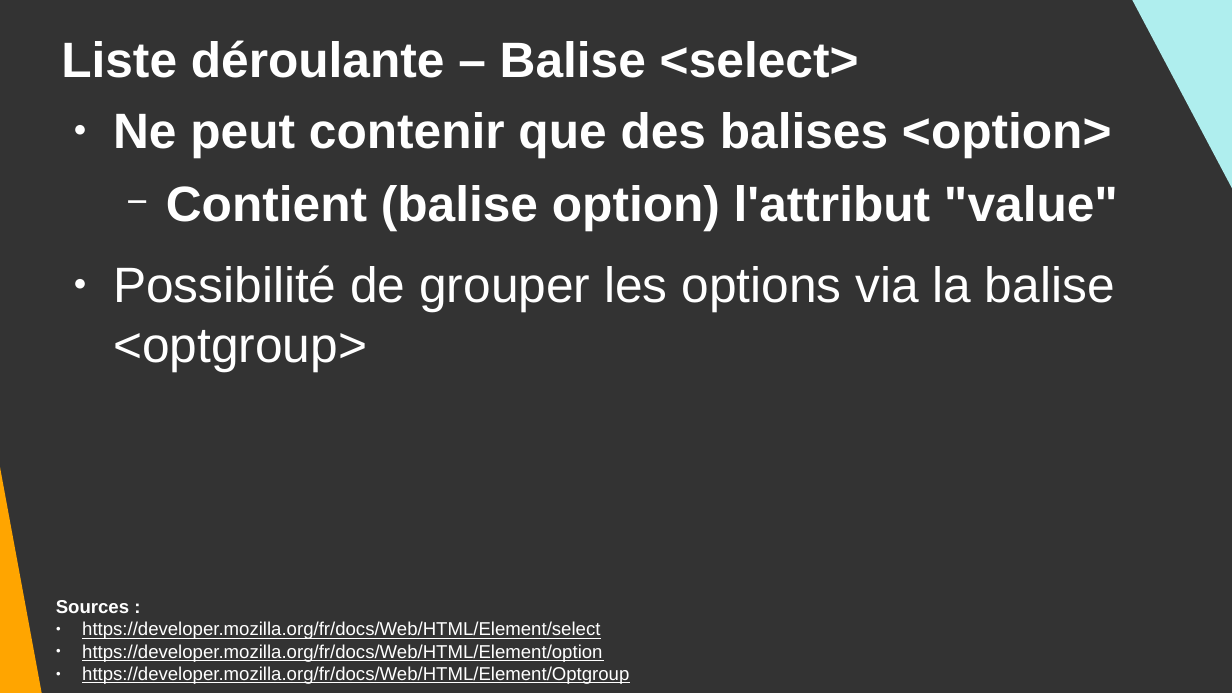
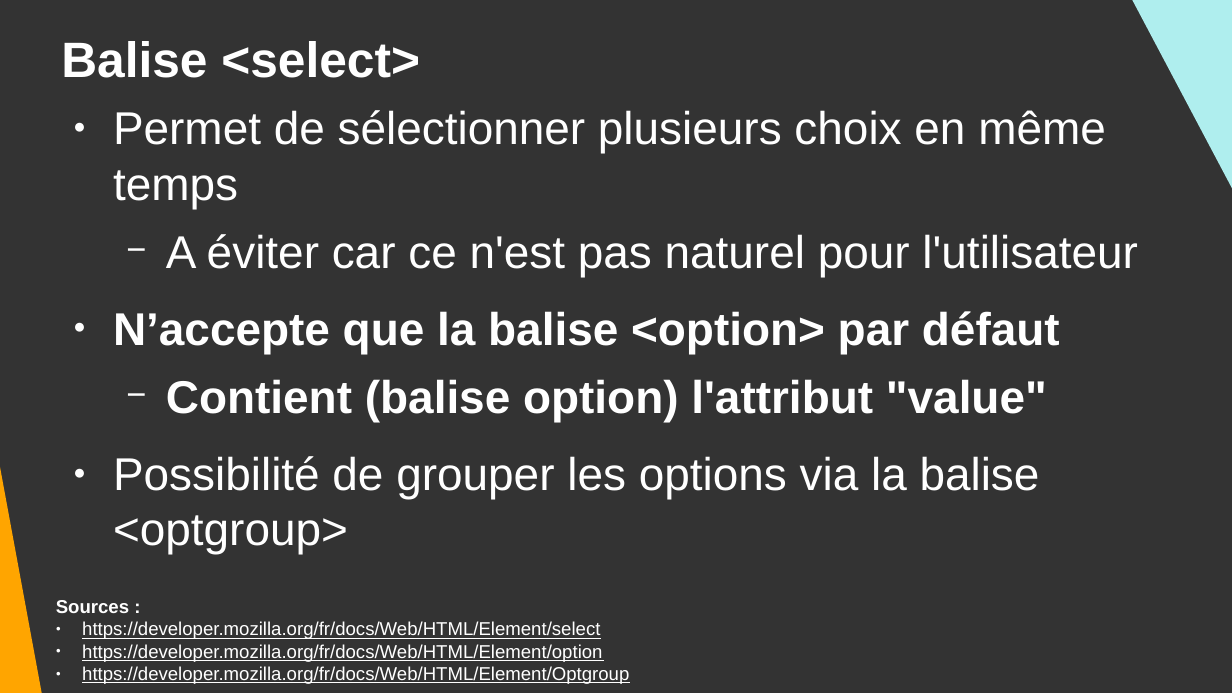
Before and after one commit to DanYellow/cours, a slide deck: slide 63 of integration-web-s1/travaux-pratiques/numero-2/presentation.odp. Drawn at 1232x693 pixels with LibreOffice and Linux fonts; fonts in the diff are those of the drawing. Boxes give left, top, right and bottom in pixels: in the first picture for what was removed or moved away, otherwise in the second. Text is boxed around its words. In the diff, an @@ line names an element or a change of style, - is before the commit and + after.

```diff
--- a/integration-web-s1/travaux-pratiques/numero-2/presentation.odp
+++ b/integration-web-s1/travaux-pratiques/numero-2/presentation.odp
@@ title at (x1=61, y1=41, x2=420, y2=78): text changed @@
-Liste déroulante – Balise <select>
+Balise <select>
@@ text at (x1=113, y1=110, x2=1138, y2=354): text changed; size 32 to 29.6 pt; bold off @@
-● Ne peut contenir que des balises <option>
+● Permet de sélectionner plusieurs choix en même temps
+  − A éviter car ce n'est pas naturel pour l'utilisateur
+● N’accepte que la balise <option> par défaut
@@ text at (x1=113, y1=379, x2=1047, y2=554): size 32 to 29.6 pt in "Contient (balise option) l'attribut "value"", "Possibilité de grouper les options via la ..." @@
```
Also in this commit, not shown: 7 other slides changed, 2 slides added, 1 other file.
